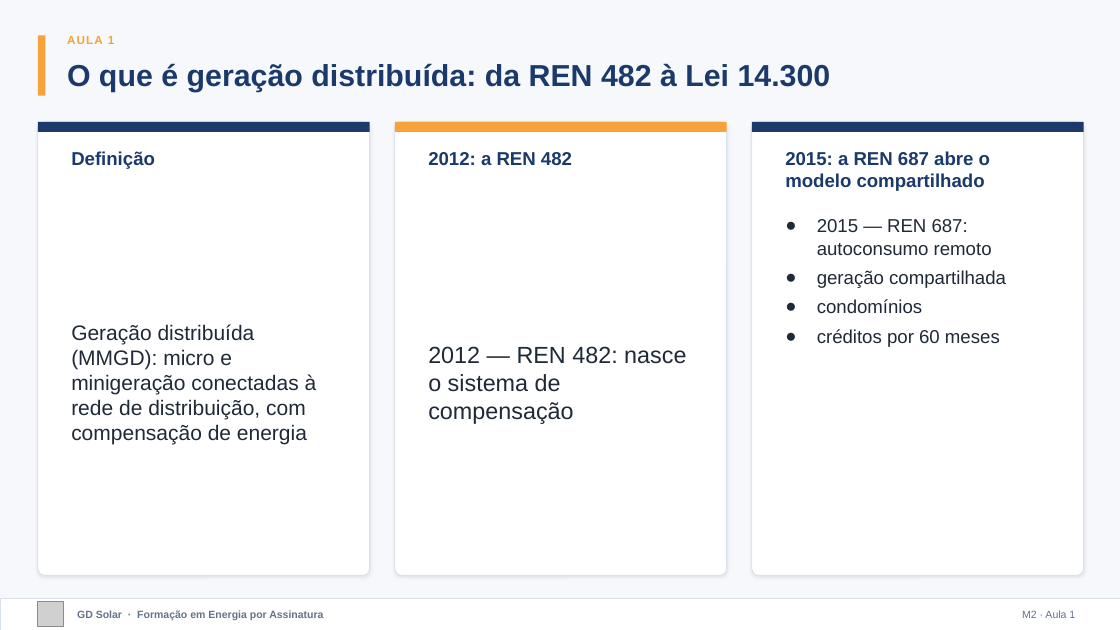
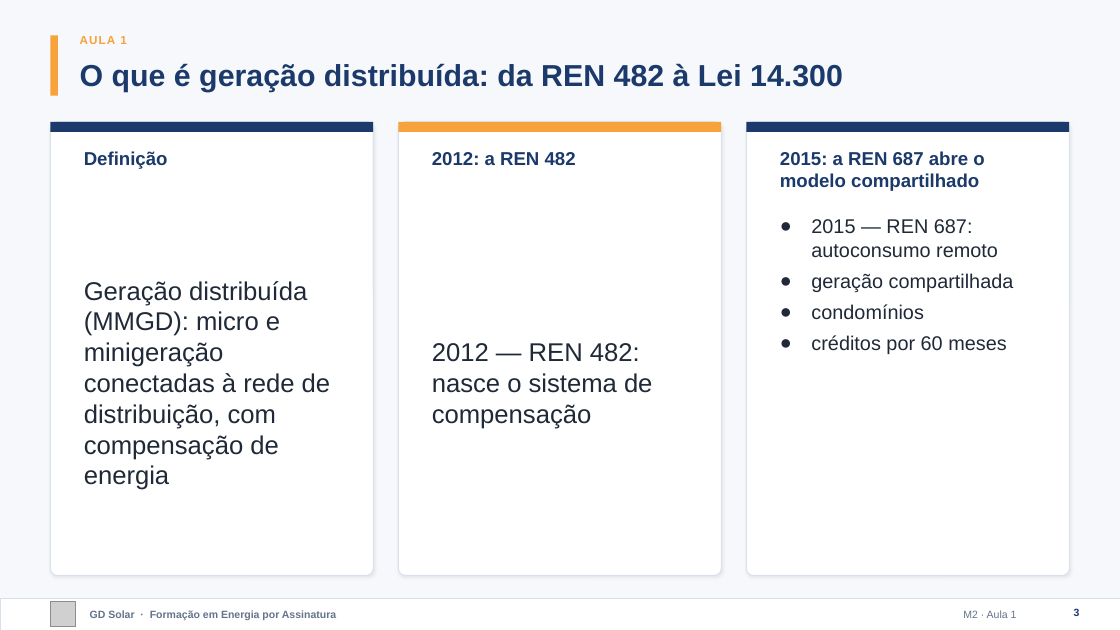
Before and after one commit to marcelo-braga-dev/casaverde, a slide deck: slide 3 of docs/curso/slides/m02-marco-legal.pptx. Drawn at 1120x630 pixels with LibreOffice and Linux fonts; fonts in the diff are those of the drawing; grey boxes stand for pictures. Boxes give left, top, right and bottom in pixels: in the first picture for what was removed or moved away, otherwise in the second. Text is boxed around its words. In the diff, an @@ line names an element or a change of style, - is before the commit and + after.

```diff
--- a/docs/curso/slides/m02-marco-legal.pptx
+++ b/docs/curso/slides/m02-marco-legal.pptx
@@ 1 text, 1 picture, 1 rectangle: place and size @@
-1 text, 1 picture, 1 rectangle at [38, 35, 114, 627]
+1 text, 1 picture, 1 rectangle at [50, 35, 126, 627]
@@ text "O que é geração distribuída: ...": place and size @@
-text "O que é geração distribuída: ..." at [67, 63, 831, 92]
+text "O que é geração distribuída: ..." at [80, 63, 843, 92]
@@ rounded rectangle: place and size @@
-rounded rectangle at [38, 122, 370, 576]
+rounded rectangle at [50, 122, 373, 576]
@@ rectangle: place and size @@
-rectangle at [38, 122, 370, 132]
+rectangle at [50, 122, 373, 132]
@@ text "Definição": place and size @@
-text "Definição" at [71, 151, 155, 169]
+text "Definição" at [84, 151, 168, 169]
@@ rounded rectangle: place and size @@
-rounded rectangle at [395, 122, 727, 576]
+rounded rectangle at [398, 122, 721, 576]
@@ rectangle: place and size @@
-rectangle at [395, 122, 727, 132]
+rectangle at [398, 122, 721, 132]
@@ text "2012: a REN 482": place and size @@
-text "2012: a REN 482" at [428, 152, 572, 165]
+text "2012: a REN 482" at [432, 152, 576, 165]
@@ proportions changed in 3 elements at [398, 122, 721, 576], [50, 122, 373, 576], [747, 122, 1070, 576] @@
@@ rounded rectangle: place and size @@
-rounded rectangle at [752, 122, 1084, 576]
+rounded rectangle at [747, 122, 1070, 576]
@@ rectangle: place and size @@
-rectangle at [752, 122, 1084, 132]
+rectangle at [747, 122, 1070, 132]
@@ text "2015: a REN 687 abre ...": place and size @@
-text "2015: a REN 687 abre ..." at [785, 151, 990, 191]
+text "2015: a REN 687 abre ..." at [780, 151, 984, 191]
@@ text "Geração distribuída (MMGD): micro e ...": place and size @@
-text "Geração distribuída (MMGD): micro e ..." at [71, 324, 317, 445]
+text "Geração distribuída (MMGD): micro e ..." at [84, 281, 331, 490]
@@ text "Geração distribuída (MMGD): micro e ..." at [84, 281, 331, 490]: size 18 to 22 pt @@
@@ text "2012 — REN 482: nasce ..." at [432, 343, 653, 429]: size 20 to 22 pt @@
@@ text "2015 — REN 687: autoconsumo ..." at [811, 219, 1014, 354]: size 16 to 17 pt @@
@@ text "GD Solar · Formação em ...": place and size @@
-text "GD Solar · Formação em ..." at [77, 610, 323, 620]
+text "GD Solar · Formação em ..." at [90, 610, 336, 620]
@@ text "M2 · Aula 1": place and size @@
-text "M2 · Aula 1" at [1022, 610, 1075, 618]
+text "M2 · Aula 1" at [963, 610, 1017, 618]
@@ page number added at [1074, 608, 1080, 616], 9 pt, text #1B3A6B, bold @@
+3
```
Also in this commit, not shown: 30 other slides changed, 13 other files.
